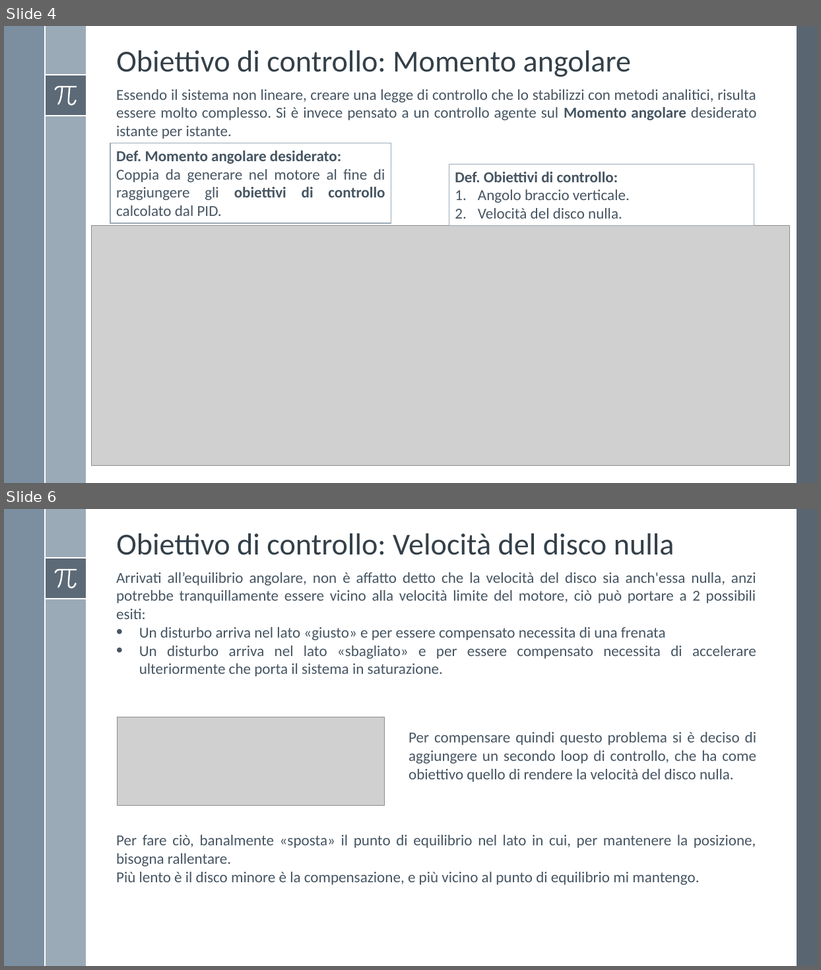
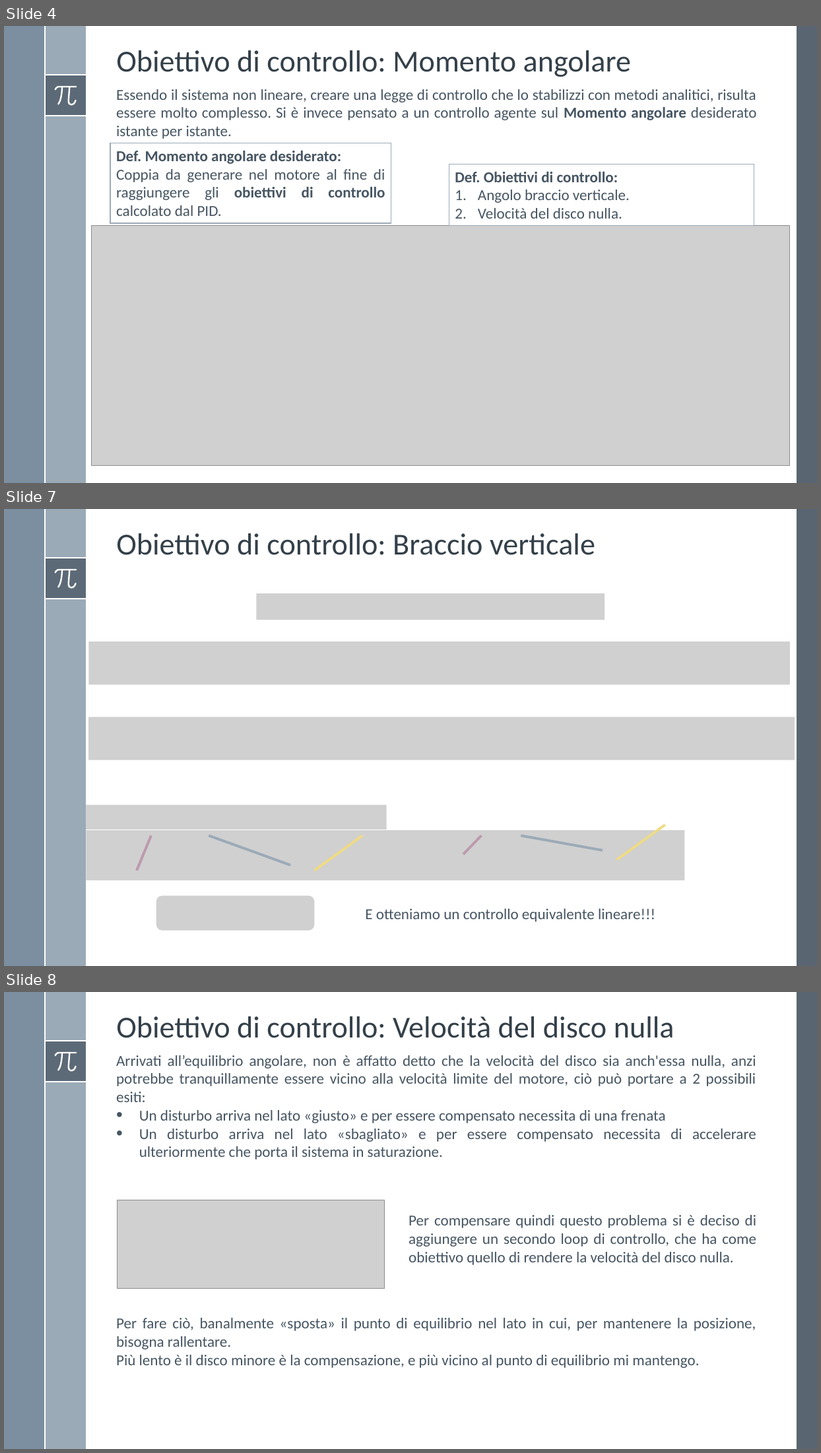
Before and after one commit to Alfystar/mv-Project, a slide deck: 00_Relazione/Simulazione sistema e Modello di controllo/Simulazione e Controllo.pptx. Shown one above the other, each under a label of ours: slides 4 and 6 before the commit, slides 4, 7 and 8 after it; the slides between them are not shown. The pictures are 821x970 and 821x1453 pixels, drawn with LibreOffice and Linux fonts; fonts in the diff are those of the drawing; grey boxes stand for pictures. Boxes give left, top, right and bottom in pixels: in the first picture for what was removed or moved away, otherwise in the second. Text is boxed around its words. In the diff, an @@ line names an element or a change of style, - is before the commit and + after.

Commit message:
presentazione controllo end?

```diff
--- a/00_Relazione/Simulazione sistema e Modello di controllo/Simulazione e Controllo.pptx
+++ b/00_Relazione/Simulazione sistema e Modello di controllo/Simulazione e Controllo.pptx
@@ slide 7 added at (x1=4, y1=509, x2=817, y2=966), background #FFFFFF; not listed: 8 template elements that a slide beside it also shows @@
@@ title added at (x1=116, y1=533, x2=595, y2=555), 36 pt, text #35404A @@
+Obiettivo di controllo: Braccio verticale
@@ picture added at (x1=257, y1=593, x2=605, y2=620) @@
@@ picture added at (x1=88, y1=642, x2=790, y2=685) @@
@@ picture added at (x1=88, y1=717, x2=795, y2=760) @@
@@ picture added at (x1=86, y1=805, x2=386, y2=830) @@
@@ group added at (x1=86, y1=825, x2=684, y2=881): 6 lines, 1 picture @@
@@ picture added at (x1=156, y1=896, x2=314, y2=931) @@
@@ text added at (x1=365, y1=909, x2=655, y2=922), 18 pt, text #465562 @@
+E otteniamo un controllo equivalente lineare!!!
@@ what was slide 6 is now slide 8 @@
```
Also in this commit, not shown: 2 slides changed, 1 other slide added.
